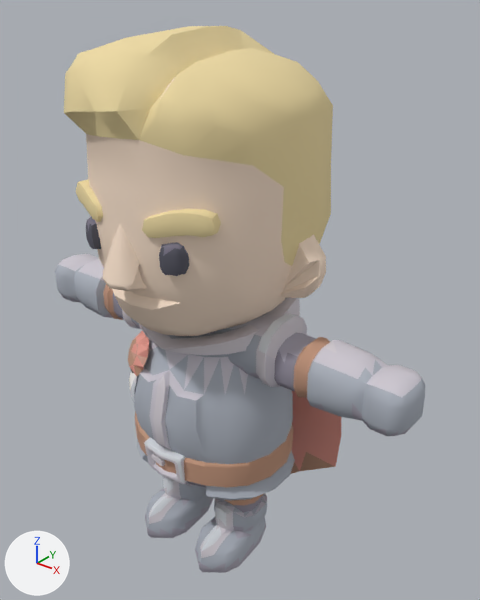
What one commit did to the glTF model example_game/characters/parts/woodsman.glb.
Before and after are seen from a camera (50 mm lens) standing at (1.268, -1.43, 1.852) and looking at (0.068, 0.07, 0.922). Every picture has the same lights, and +X, +Y and +Z are marked at lower left. The older version comes first. Where no turn or scale is listed for an object, it has been applied to the vertices. Vertices at exactly the same position are counted once.

In view in the first picture: 'skin'.
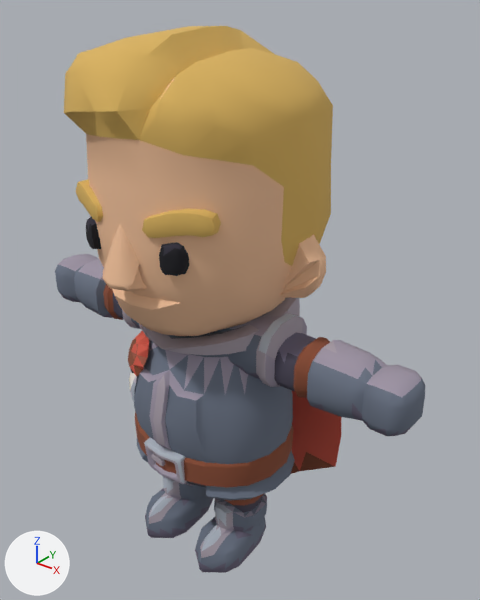
What the commit changed:
me_model has 2079 vertices, 4000 faces and spans x -0.73..0.73, y -0.4..0.36, z 0.0..1.74.
me_model is used by ob_skin; location (0.0, 0.0, 0.0).
me_model part 1: 989 faces centred in x -0.73..0.73, y -0.25..0.25, z 0.04..0.94 are repainted in the vertex colours; the middle colour goes from grey #adb3be to greyish blue #6a7384.
me_model part 2: 827 faces centred in x -0.7..0.7, y -0.27..0.28, z 0.08..0.97 are repainted in the vertex colours; the middle colour goes from light grey #cec9d3 to grey #9e95a6.
me_model part 3: 822 faces centred in x -0.72..0.72, y -0.21..0.2, z 0.0..0.93 are repainted in the vertex colours; the middle colour goes from grey #938e9d to greyish purple #494556.
me_model part 4: 364 faces centred in x -0.41..0.41, y -0.39..0.32, z 0.62..1.68 are repainted in the vertex colours; the middle colour goes from beige #f8e1cc to beige #f0c09a.
me_model part 5: 450 faces centred in x -0.36..0.36, y -0.36..0.36, z 0.24..1.73 are repainted in the vertex colours; the middle colour goes from beige #eddaa4 to orange #d9b25f.
me_model part 6: 548 faces centred in x -0.42..0.42, y -0.33..0.28, z 0.12..1.25 are repainted in the vertex colours; the middle colour goes from beige #c2967d to brown #8a4d35.

Changed parts and their boxes (x1, y1, x2, y2) in the pictures (480 x 600 px):
part 1 of me_model, recoloured (grey to greyish blue)
    both: (55, 264, 425, 569)
part 2 of me_model, recoloured
    both: (58, 254, 422, 558)
part 3 of me_model, recoloured
    both: (59, 292, 411, 573)
part 4 of me_model, recoloured
    both: (86, 79, 326, 396)
part 5 of me_model, recoloured (beige to orange)
    both: (64, 26, 341, 471)
part 6 of me_model, recoloured
    both: (86, 217, 335, 506)
